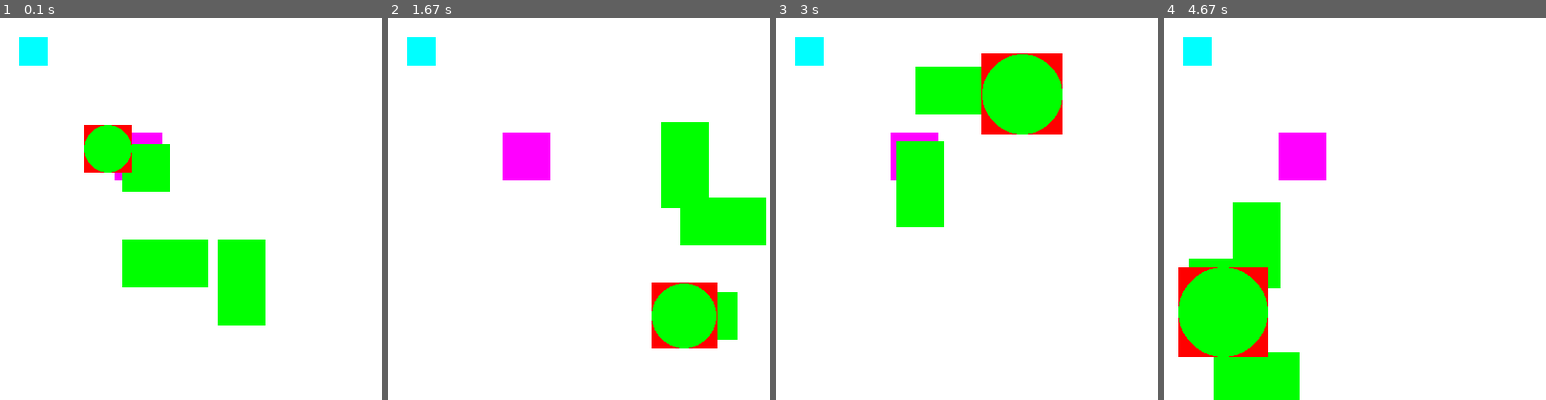
Above: before the commit, frames 1-4 (left to right).
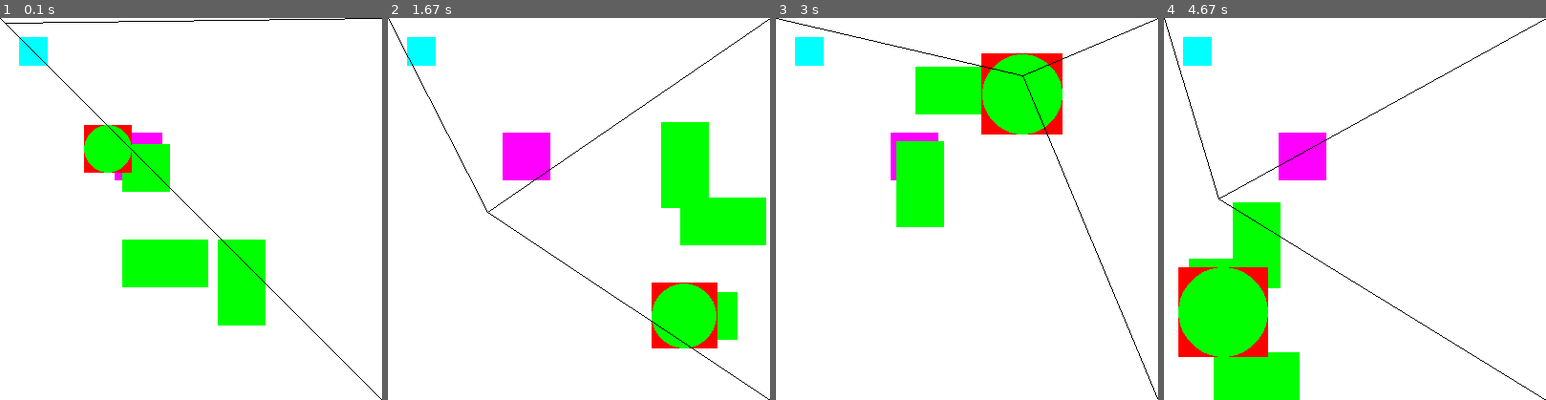
Above: after the commit, the same moments.

Repository: PatrykCiwinski/WSBdzien6
Game: pygame game, started from refactoring_kwadracikow.py
The game is run twice, just before and just after one commit, with the same random seed, the same clock (stepped at 60 frames per second) and the same inputs.
Inputs (mouse positions are in pixels of both pictures, inside the frame that each line leads up to):
- Up to frame 1 (0.1 s): no input
- Up to frame 2 (1.67 s): hold W 0.33-0.8 s; move the mouse to (563, 224) at 0.37 s; hold S 0.83-1.13 s; move the mouse to (701, 197) at 0.87 s; hold W 1.17-1.53 s; move the mouse to (579, 231) at 1.2 s; hold S from 1.57 s (still down); move the mouse to (487, 212) at 1.6 s
- Up to frame 3 (3 s): release S at 1.93 s; hold W 1.97-2.27 s; move the mouse to (1005, 293) at 2 s; hold S 2.3-2.6 s; move the mouse to (848, 300) at 2.33 s; hold W from 2.63 s (still down); move the mouse to (1020, 75) at 2.67 s
- Up to frame 4 (4.67 s): release W at 3 s; hold S 3.03-3.4 s; move the mouse to (1492, 342) at 3.07 s; hold W 3.43-3.73 s; move the mouse to (1400, 243) at 3.47 s; hold S 3.77-4.07 s; move the mouse to (1362, 79) at 3.8 s; hold W 4.1-4.47 s; move the mouse to (1263, 132) at 4.13 s; hold S from 4.5 s (still down); move the mouse to (1217, 197) at 4.53 s

The runs differ from the first frame. In frame 1, 0.5% of the frame differs, in the area x 0-100%, y 0-100%; in frame 2, 0.5%; in frame 3, 0.5%; in frame 4, 0.5%.

Commit message:
mous drawing

Diff:
--- a/refactoring_kwadracikow.py
+++ b/refactoring_kwadracikow.py
@@ -1,4 +1,4 @@
-# poprawa aby zdrzak koła był taki sam jak rysowane koło
+# rysowanie lini od myszki
 import random
 import pygame
 pygame.init()
@@ -75,12 +75,18 @@
                       Kolo(80, 100)]
 obiekty_na_ekranie[0].szerokosc = 90
 obiekty_na_ekranie[1].wysokosc = 90
+def paint_myszka():
+    x, y = pygame.mouse.get_pos()
+    pygame.draw.line(background, (0, 0, 0), (0, 0), (x, y))
+    pygame.draw.line(background, (0, 0, 0), (SZEROKOSC_OKNA, 0), (x, y))
+    pygame.draw.line(background, (0, 0, 0), (SZEROKOSC_OKNA, WYSOKOSC_OKNA), (x, y))
 def paint():
     pygame.draw.rect(background, (255, 255, 255), (0, 0, *window))
     pygame.draw.rect(background, (0, 255, 255), (20, 20, 30, 30))
     pygame.draw.rect(background, (255, 0, 255), (120, 120, 50, 50))
     for k in obiekty_na_ekranie:
         k.paint()
+    paint_myszka()
     screen.blit(background, (0, 0))
     pygame.display.flip()
 done = False
